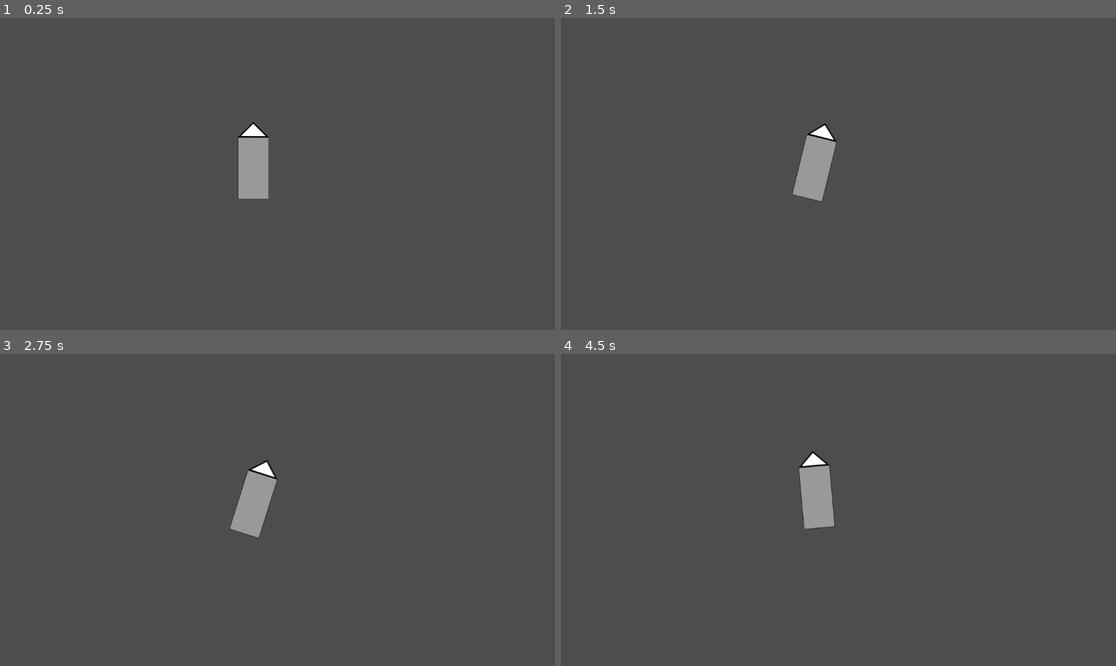
Above: before the commit, frames 1-4 (two rows, left to right).
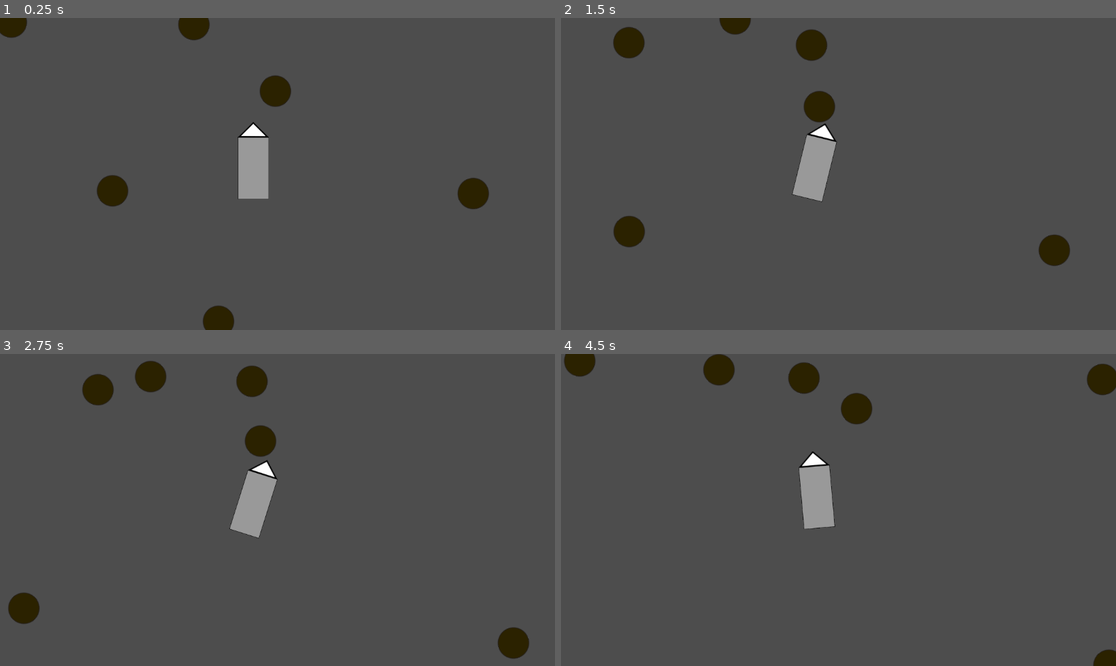
Above: after the commit, the same moments.

Repository: speregil/ProjectAsteroids
Game: Godot game, scene res://Scenes/test_scene.tscn
The game is run twice, just before and just after one commit, with the same random seed, the same clock (stepped at 60 frames per second) and the same inputs. This scene is started directly instead of the project's main scene.
Inputs:
- Up to frame 1 (0.25 s): no input
- Up to frame 2 (1.5 s): hold D (rotate_right) 0.53-1.28 s; hold S (break) 0.53-1.28 s; hold A (rotate_left) from 1.28 s (still down); tap S (break) at 1.35 s
- Up to frame 3 (2.75 s): release A (rotate_left) at 2.03 s; hold D (rotate_right) from 2.03 s (still down); hold S (break) from 2.03 s (still down)
- Up to frame 4 (4.5 s): release D (rotate_right) at 2.78 s; release S (break) at 2.78 s; hold W (accelerate) 2.78-3.53 s; tap S (break) at 2.85, 4.35 s; hold S (break) 3.53-4.28 s; hold A (rotate_left) from 3.53 s (still down)

The runs differ from the first frame. In frame 1, 2.3% of the frame differs, in the area x 0-89%, y 0-100%; in frame 2, 2.5%; in frame 3, 2.7%, in the area x 1-96%, y 2-98%; in frame 4, 2.3%.

Commit message:
Asteroids movement test

Diff:
--- /dev/null
+++ b/projectasteroids/Scenes/asteroid.tscn
@@ -0,0 +1,19 @@
+[gd_scene load_steps=4 format=3 uid="uid://bvxl371eay2qy"]
+
+[ext_resource type="Texture2D" uid="uid://dccjpd8v3pqpg" path="res://Assets/Sprites/asteroids/asteroid_basic.png" id="1_0tomg"]
+[ext_resource type="Script" uid="uid://dwjev0qklu10w" path="res://Scripts/asteroid.gd" id="1_a2bka"]
+
+[sub_resource type="CircleShape2D" id="CircleShape2D_a2bka"]
+radius = 32.0624
+
+[node name="Asteroid" type="AnimatableBody2D"]
+collision_layer = 8
+collision_mask = 31
+sync_to_physics = false
+script = ExtResource("1_a2bka")
+
+[node name="Sprite2D" type="Sprite2D" parent="."]
+texture = ExtResource("1_0tomg")
+
+[node name="CollisionShape2D" type="CollisionShape2D" parent="."]
+shape = SubResource("CircleShape2D_a2bka")
--- a/projectasteroids/Scenes/test_scene.tscn
+++ b/projectasteroids/Scenes/test_scene.tscn
@@ -1,8 +1,38 @@
-[gd_scene load_steps=2 format=3 uid="uid://bkpkeop1rer0d"]
+[gd_scene load_steps=3 format=3 uid="uid://bkpkeop1rer0d"]
 
 [ext_resource type="PackedScene" uid="uid://bcahxsfxlgfk8" path="res://Scenes/ship.tscn" id="1_3dogw"]
+[ext_resource type="PackedScene" uid="uid://bvxl371eay2qy" path="res://Scenes/asteroid.tscn" id="2_r5l72"]
 
 [node name="Test" type="Node2D"]
 
 [node name="Ship" parent="." instance=ExtResource("1_3dogw")]
 position = Vector2(526, 312)
+
+[node name="Asteroid" parent="." instance=ExtResource("2_r5l72")]
+rotation = 1.91986
+speed = 100.0
+
+[node name="Asteroid5" parent="." instance=ExtResource("2_r5l72")]
+position = Vector2(974, 341)
+rotation = 2.80127
+speed = 100.0
+
+[node name="Asteroid2" parent="." instance=ExtResource("2_r5l72")]
+position = Vector2(379, 5)
+rotation = 1.91986
+speed = 100.0
+
+[node name="Asteroid3" parent="." instance=ExtResource("2_r5l72")]
+position = Vector2(590, 135)
+rotation = 3.96914
+speed = 100.0
+
+[node name="Asteroid4" parent="." instance=ExtResource("2_r5l72")]
+position = Vector2(252, 342)
+rotation = 3.96914
+speed = 100.0
+
+[node name="Asteroid6" parent="." instance=ExtResource("2_r5l72")]
+position = Vector2(472, 613)
+rotation = 3.96914
+speed = 100.0
--- /dev/null
+++ b/projectasteroids/Scripts/asteroid.gd
@@ -0,0 +1,24 @@
+extends AnimatableBody2D
+
+@export var speed: float = 10.0
+@export var border_margin: float = 32.0
+
+func _process(delta: float) -> void:
+	var velocity = transform.y * speed * delta * -1
+	var collision = move_and_collide(velocity)
+
+	if collision:
+		speed*=-1
+
+	var viewport_size = get_viewport().size
+	if position.x < (0 - border_margin):
+		position.x = viewport_size.x + border_margin
+
+	if position.x > (viewport_size.x + border_margin):
+		position.x = (0 - border_margin)
+
+	if position.y < (0 - border_margin):
+		position.y = (viewport_size.y + border_margin)
+
+	if position.y > (viewport_size.y + border_margin):
+		position.y = (0 - border_margin)
--- a/projectasteroids/project.godot
+++ b/projectasteroids/project.godot
@@ -41,3 +41,11 @@
 , Object(InputEventKey,"resource_local_to_scene":false,"resource_name":"","device":-1,"window_id":0,"alt_pressed":false …(186 unchanged characters)…
 ]
 }
+
+[layer_names]
+
+2d_physics/layer_1="Player"
+2d_physics/layer_2="Allies"
+2d_physics/layer_3="Enemies"
+2d_physics/layer_4="Level"
+2d_physics/layer_5="Shots"
Binary file added: projectasteroids/Assets/Sprites/asteroids/asteroid_basic.png
Not shown, added: projectasteroids/Assets/Sprites/asteroids/asteroid_basic.png.import
Not shown, added: projectasteroids/Scripts/asteroid.gd.uid
